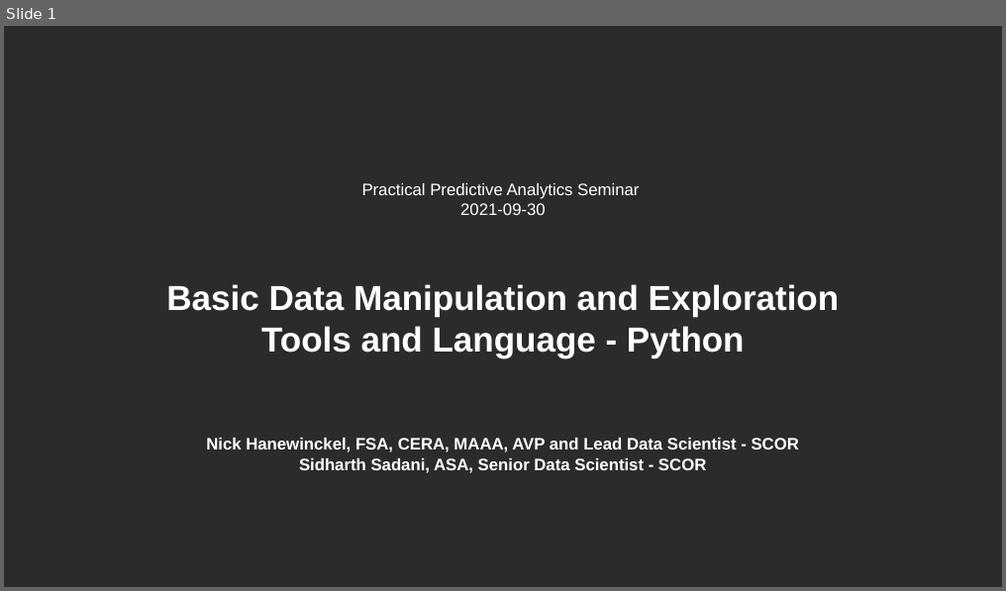
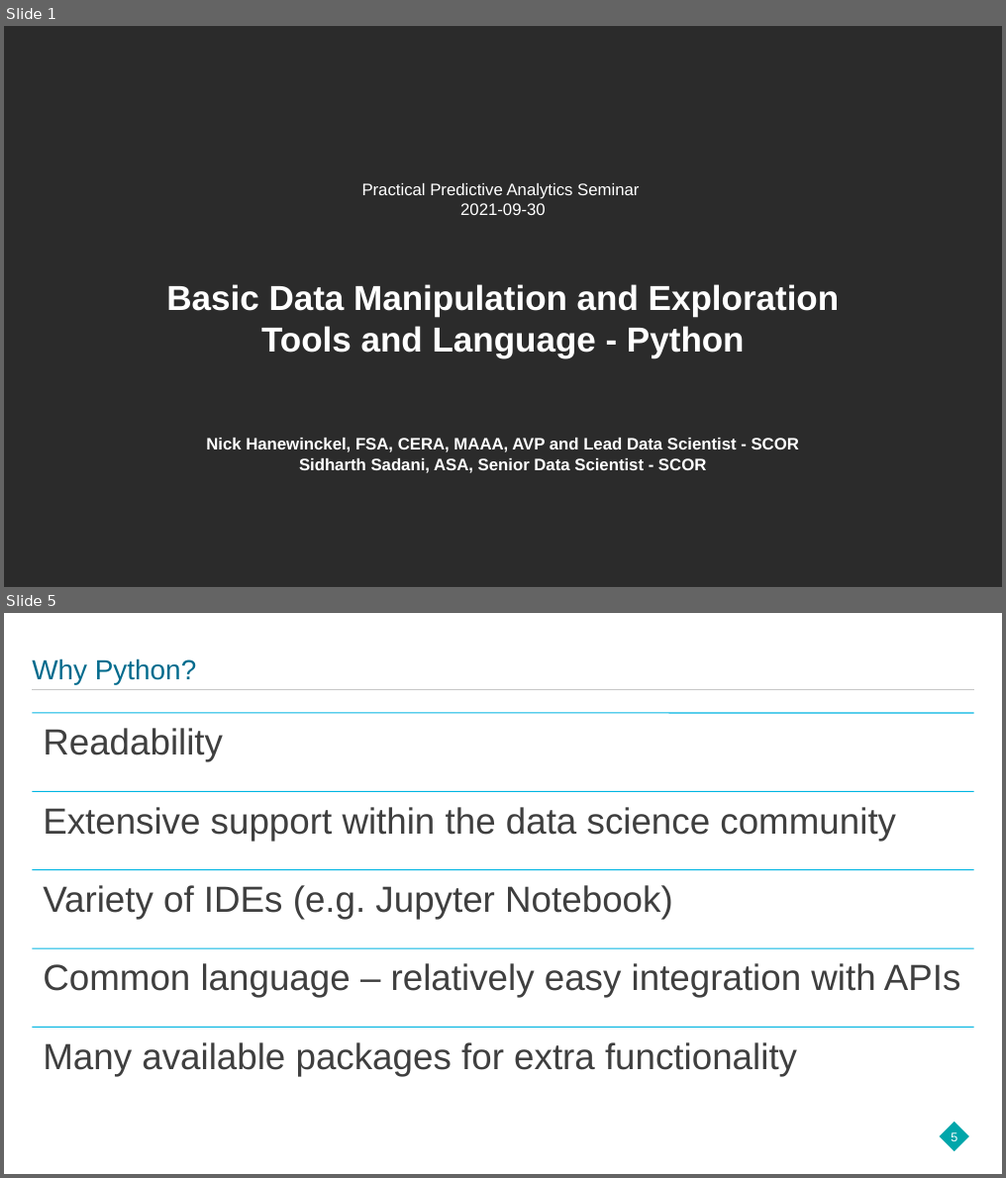
Before and after one commit to hanewinckel/ppas-python, a slide deck: Presentations/PPAS_BasicDataManipulation-Python.pptx. Shown one above the other, each under a label of ours: slide 1 before the commit, slides 1 and 5 after it; the slides between them are not shown. The pictures are 1006x591 and 1006x1178 pixels, drawn with LibreOffice and Linux fonts; fonts in the diff are those of the drawing; background and template pictures are left out; a plain dark background stands for a picture behind light text. Boxes give left, top, right and bottom in pixels: in the first picture for what was removed or moved away, otherwise in the second. Text is boxed around its words. In the diff, an @@ line names an element or a change of style, - is before the commit and + after.

Commit message:
weekend edit: got to end. will switch to reading from notebook for remainder of talk.

```diff
--- a/Presentations/PPAS_BasicDataManipulation-Python.pptx
+++ b/Presentations/PPAS_BasicDataManipulation-Python.pptx
@@ slide 5 added at [4, 613, 1002, 1174], background #FFFFFF @@
@@ title added at [32, 659, 196, 684], 26.7 pt, text #006B8D @@
+Why Python?
@@ line added from (32, 689) to (974, 689), #C6C6C6 0.5 pt @@
@@ group added at [32, 713, 974, 1076]: 5 lines, 5 texts @@
+Readability
+Extensive support within the data science community
+Variety of IDEs (e.g. Jupyter Notebook)
+Common language – relatively easy integration with APIs
+Many available packages for extra functionality
@@ rectangle added at [940, 1122, 969, 1152], fill #00A6AA @@
@@ page number added at [950, 1133, 957, 1142], 12 pt, text #FFFFFF @@
+5
```
Also in this commit, not shown: 1 slide changed, 16 other slides added.
